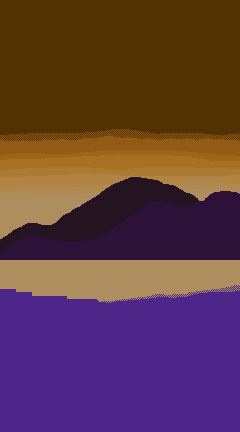
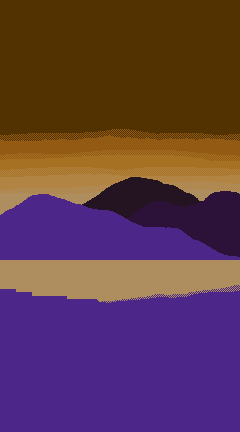
The second 240 × 432 image is a revision of the first. Changes to its layers:
painted on "Calque de dessin 4" over left=0, top=194, right=240, bottom=260
showed "Calque de dessin 5", painted on it over left=0, top=194, right=240, bottom=260
painted on "Calque de dessin 6" over left=0, top=194, right=240, bottom=260
painted on "Calque de dessin 7" over left=0, top=194, right=240, bottom=260
painted on "Calque de dessin 8" over left=0, top=194, right=240, bottom=260
